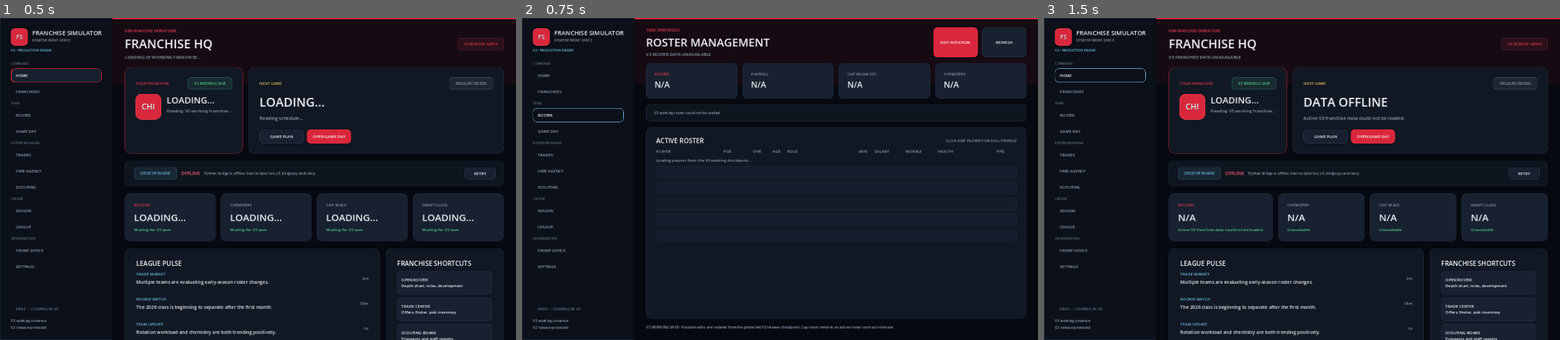
Above: before the commit, frames 1-3 (left to right).
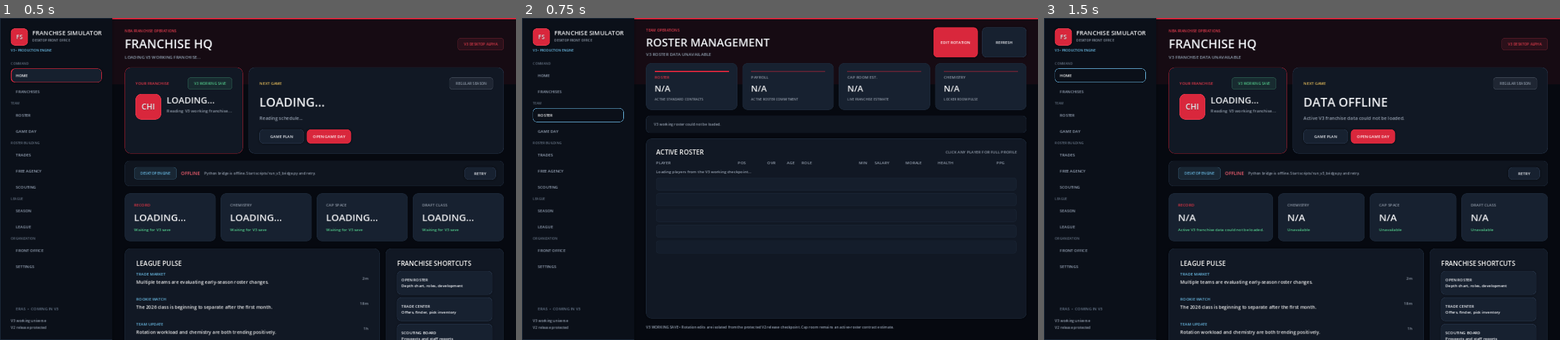
Above: after the commit, the same moments.

Repository: mklim6/NBA_Roster_Optimization_Engine
Game: Godot game, scene res://scenes/main.tscn
Two runs of this game, one before a commit and one after it. Both use one fixed random seed, a clock stepped at 60 frames per second and the inputs below.
Inputs:
- Up to frame 1 (0.5 s): no input
- Up to frame 2 (0.75 s): click "ROSTER" at 0.5 s
- Up to frame 3 (1.5 s): click "HOME" at 1.25 s

Frame 1 is identical in both runs. In frame 2, 3.2% of the frame differs, in the area x 24-98%, y 14-49%; in frame 3, nothing differs.

Commit message:
V3 Batch 20B roster presentation and fresh-franchise cap display

Diff:
--- a/godot_client/scripts/main.gd
+++ b/godot_client/scripts/main.gd
@@ -969,11 +969,17 @@
 
 
 func _roster_summary_card(label_text: String, value_text: String) -> Control:
-	var card := _card(Vector2(0, 96))
+	var card := _card(Vector2(0, 108))
 	card.size_flags_horizontal = Control.SIZE_EXPAND_FILL
-	card.add_theme_stylebox_override("panel", _box(PANEL_ALT, 12, SOFT_BORDER))
+	card.add_theme_stylebox_override("panel", _box(PANEL_ALT, 14, SOFT_BORDER))
 	var body := _card_body(card, 14)
-	body.add_theme_constant_override("separation", 5)
+	body.add_theme_constant_override("separation", 6)
+
+	var accent := ColorRect.new()
+	accent.custom_minimum_size = Vector2(0, 3)
+	accent.color = TEAM_PRIMARY if label_text == "ROSTER" else Color(TEAM_PRIMARY, 0.34)
+	accent.mouse_filter = Control.MOUSE_FILTER_IGNORE
+	body.add_child(accent)
 
 	body.add_child(
 		_small_label(
@@ -985,8 +991,24 @@
 	var value := Label.new()
 	value.text = value_text
 	value.add_theme_color_override("font_color", TEXT)
-	value.add_theme_font_size_override("font_size", 23)
+	value.add_theme_font_size_override("font_size", 24)
 	body.add_child(value)
+
+	var context := Label.new()
+	context.add_theme_color_override("font_color", MUTED)
+	context.add_theme_font_size_override("font_size", 9)
+	match label_text:
+		"ROSTER":
+			context.text = "ACTIVE STANDARD CONTRACTS"
+		"PAYROLL":
+			context.text = "ACTIVE ROSTER COMMITMENT"
+		"CAP ROOM EST.":
+			context.text = "LIVE FRANCHISE ESTIMATE"
+		"CHEMISTRY":
+			context.text = "LOCKER ROOM PULSE"
+		_:
+			context.text = "FRANCHISE SNAPSHOT"
+	body.add_child(context)
 
 	match label_text:
 		"ROSTER":
@@ -1004,11 +1026,11 @@
 func _roster_table_header() -> Control:
 	var row := HBoxContainer.new()
 	row.add_theme_constant_override("separation", 8)
-	row.add_child(_roster_cell("PLAYER", 180, MUTED))
+	row.add_child(_roster_cell("PLAYER", 220, MUTED))
 	row.add_child(_roster_cell("POS", 62, MUTED))
 	row.add_child(_roster_cell("OVR", 48, MUTED, HORIZONTAL_ALIGNMENT_CENTER))
 	row.add_child(_roster_cell("AGE", 44, MUTED, HORIZONTAL_ALIGNMENT_CENTER))
-	row.add_child(_roster_cell("ROLE", 180, MUTED))
+	row.add_child(_roster_cell("ROLE", 140, MUTED))
 	row.add_child(_roster_cell("MIN", 48, MUTED, HORIZONTAL_ALIGNMENT_CENTER))
 	row.add_child(_roster_cell("SALARY", 78, MUTED))
 	row.add_child(_roster_cell("MORALE", 82, MUTED))
@@ -1020,7 +1042,8 @@
 func _roster_row(player: Dictionary) -> Control:
 	var panel := PanelContainer.new()
 	panel.size_flags_horizontal = Control.SIZE_EXPAND_FILL
-	panel.add_theme_stylebox_override("panel", _box(PANEL_ALT, 7, BORDER))
+	panel.custom_minimum_size = Vector2(0, 60)
+	panel.add_theme_stylebox_override("panel", _box(PANEL_ALT, 10, SOFT_BORDER))
 	panel.mouse_default_cursor_shape = Control.CURSOR_POINTING_HAND
 	panel.mouse_filter = Control.MOUSE_FILTER_STOP
 	panel.tooltip_text = "Open %s player profile" % str(player.get("name", "player"))
@@ -1028,7 +1051,7 @@
 
 	var margin := MarginContainer.new()
 	margin.mouse_filter = Control.MOUSE_FILTER_IGNORE
-	_set_margins(margin, 11, 8, 11, 8)
+	_set_margins(margin, 12, 8, 12, 8)
 	panel.add_child(margin)
 
 	var row := HBoxContainer.new()
@@ -1038,12 +1061,13 @@
 
 	var player_name := str(player.get("name", "Unknown"))
 	var starter := bool(player.get("is_starter", false))
+	var in_rotation := bool(player.get("in_rotation", false))
+	var depth_state := "STARTER" if starter else ("ROTATION" if in_rotation else "RESERVE")
 	var name_color := TEAM_PRIMARY_HOVER if starter else TEXT
 	if starter:
-		player_name = "START • " + player_name
 		panel.add_theme_stylebox_override(
 			"panel",
-			_box(Color("1b1821"), 9, Color(TEAM_PRIMARY, 0.52))
+			_box(Color("171b23"), 10, Color(TEAM_PRIMARY, 0.60))
 		)
 
 	var morale = player.get("morale", {})
@@ -1063,30 +1087,42 @@
 	var stats = player.get("season_stats", {})
 
 	var player_identity := HBoxContainer.new()
-	player_identity.custom_minimum_size = Vector2(180, 44)
+	player_identity.custom_minimum_size = Vector2(220, 44)
 	player_identity.mouse_filter = Control.MOUSE_FILTER_IGNORE
-	player_identity.add_theme_constant_override("separation", 7)
+	player_identity.add_theme_constant_override("separation", 9)
 
 	var portrait_script = load("res://scripts/player_portrait_v3.gd")
 	if portrait_script != null:
 		var portrait = portrait_script.new()
-		portrait.custom_minimum_size = Vector2(42, 36)
+		portrait.custom_minimum_size = Vector2(48, 42)
 		player_identity.add_child(portrait)
 		portrait.configure(player)
+
+	var identity_copy := VBoxContainer.new()
+	identity_copy.size_flags_horizontal = Control.SIZE_EXPAND_FILL
+	identity_copy.add_theme_constant_override("separation", 1)
+	player_identity.add_child(identity_copy)
 
 	var player_name_label := Label.new()
 	player_name_label.text = player_name
 	player_name_label.size_flags_horizontal = Control.SIZE_EXPAND_FILL
-	player_name_label.vertical_alignment = VERTICAL_ALIGNMENT_CENTER
 	player_name_label.text_overrun_behavior = TextServer.OVERRUN_TRIM_ELLIPSIS
 	player_name_label.add_theme_color_override("font_color", name_color)
-	player_name_label.add_theme_font_size_override("font_size", 11)
-	player_identity.add_child(player_name_label)
+	player_name_label.add_theme_font_size_override("font_size", 12)
+	identity_copy.add_child(player_name_label)
+
+	var identity_meta := Label.new()
+	identity_meta.text = "%s  •  %s" % [depth_state, str(player.get("development_direction", "")).to_upper()]
+	identity_meta.text_overrun_behavior = TextServer.OVERRUN_TRIM_ELLIPSIS
+	identity_meta.add_theme_color_override("font_color", TEAM_PRIMARY_HOVER if starter else MUTED)
+	identity_meta.add_theme_font_size_override("font_size", 9)
+	identity_copy.add_child(identity_meta)
+
 	row.add_child(player_identity)
 	row.add_child(_roster_cell(str(player.get("position", "")), 62, TEXT))
-	row.add_child(_roster_cell(_number_text(player.get("overall", null), 1), 48, TEXT, HORIZONTAL_ALIGNMENT_CENTER))
+	row.add_child(_roster_rating_badge(player.get("overall", null)))
 	row.add_child(_roster_cell(_number_text(player.get("age", null), 1), 44, MUTED, HORIZONTAL_ALIGNMENT_CENTER))
-	row.add_child(_roster_cell(str(player.get("role", "")), 180, TEXT))
+	row.add_child(_roster_cell(str(player.get("role", "")), 140, TEXT))
 	row.add_child(_roster_cell(_number_text(player.get("target_minutes", 0.0), 0), 48, TEXT, HORIZONTAL_ALIGNMENT_CENTER))
 	row.add_child(_roster_cell(str(contract.get("salary_display", "N/A")), 78, TEXT))
 	row.add_child(_roster_cell(morale_text, 82, morale_color))
@@ -1113,7 +1149,7 @@
 	player_detail_overlay.move_to_front()
 
 	var dim := ColorRect.new()
-	dim.color = Color(0, 0, 0, 0.72)
+	dim.color = Color(0, 0, 0, 0.78)
 	dim.mouse_filter = Control.MOUSE_FILTER_STOP
 	player_detail_overlay.add_child(dim)
 	dim.set_anchors_and_offsets_preset(Control.PRESET_FULL_RECT)
@@ -1123,9 +1159,10 @@
 	player_detail_overlay.add_child(center)
 	center.set_anchors_and_offsets_preset(Control.PRESET_FULL_RECT)
 
-	var card := _card(Vector2(940, 650))
+	var card := _card(Vector2(980, 690))
 	card.size_flags_horizontal = Control.SIZE_SHRINK_CENTER
 	card.size_flags_vertical = Control.SIZE_SHRINK_CENTER
+	card.add_theme_stylebox_override("panel", _box(PANEL, 18, Color(TEAM_PRIMARY, 0.58)))
 	center.add_child(card)
 
 	var body := _card_body(card, 20)
@@ -1138,19 +1175,19 @@
 	var profile_portrait_script = load("res://scripts/player_portrait_v3.gd")
 	if profile_portrait_script != null:
 		var profile_portrait = profile_portrait_script.new()
-		profile_portrait.custom_minimum_size = Vector2(150, 110)
+		profile_portrait.custom_minimum_size = Vector2(164, 120)
 		header.add_child(profile_portrait)
 		profile_portrait.configure(player)
 
 	var title_box := VBoxContainer.new()
 	title_box.size_flags_horizontal = Control.SIZE_EXPAND_FILL
-	title_box.add_theme_constant_override("separation", 3)
+	title_box.add_theme_constant_override("separation", 6)
 	header.add_child(title_box)
 
 	var player_name := Label.new()
 	player_name.text = str(player.get("name", "Unknown Player"))
 	player_name.add_theme_color_override("font_color", TEXT)
-	player_name.add_theme_font_size_override("font_size", 28)
+	player_name.add_theme_font_size_override("font_size", 30)
 	title_box.add_child(player_name)
 
 	var subtitle := Label.new()
@@ -1164,6 +1201,12 @@
 	subtitle.add_theme_color_override("font_color", MUTED)
 	subtitle.add_theme_font_size_override("font_size", 12)
 	title_box.add_child(subtitle)
+
+	var rating_strip := HBoxContainer.new()
+	rating_strip.add_theme_constant_override("separation", 8)
+	rating_strip.add_child(_profile_rating_tile("OVR", player.get("overall", null)))
+	rating_strip.add_child(_profile_rating_tile("POT", player.get("potential", null)))
+	title_box.add_child(rating_strip)
 
 	var close_button := _action_button("CLOSE")
 	close_button.pressed.connect(_close_player_detail)
@@ -1337,9 +1380,20 @@
 func _detail_card(title_text: String, lines: Array) -> Control:
 	var card := _card(Vector2(0, 0))
 	card.size_flags_horizontal = Control.SIZE_EXPAND_FILL
-	var body := _card_body(card, 14)
-
-	body.add_child(_small_label(title_text, ACCENT))
+	card.add_theme_stylebox_override("panel", _box(PANEL_ALT, 12, SOFT_BORDER))
+	var body := _card_body(card, 15)
+	body.add_theme_constant_override("separation", 7)
+
+	var heading_row := HBoxContainer.new()
+	heading_row.add_theme_constant_override("separation", 8)
+	body.add_child(heading_row)
+
+	var accent := ColorRect.new()
+	accent.custom_minimum_size = Vector2(3, 16)
+	accent.color = TEAM_PRIMARY
+	accent.mouse_filter = Control.MOUSE_FILTER_IGNORE
+	heading_row.add_child(accent)
+	heading_row.add_child(_small_label(title_text, TEAM_PRIMARY_HOVER))
 
 	for line in lines:
 		var label := Label.new()
@@ -1350,6 +1404,80 @@
 		body.add_child(label)
 
 	return card
+
+
+# Batch 20B roster presentation upgrade
+func _rating_tone(value) -> Color:
+	if value == null:
+		return MUTED
+	var rating := float(value)
+	if rating >= 90.0:
+		return GOLD
+	if rating >= 85.0:
+		return GOOD
+	if rating >= 80.0:
+		return ACCENT
+	if rating >= 75.0:
+		return TEAM_PRIMARY_HOVER
+	return MUTED
+
+
+func _roster_rating_badge(value) -> Control:
+	var tone := _rating_tone(value)
+	var badge := PanelContainer.new()
+	badge.name = "RosterOverallBadge"
+	badge.custom_minimum_size = Vector2(48, 34)
+	badge.mouse_filter = Control.MOUSE_FILTER_IGNORE
+	badge.add_theme_stylebox_override(
+		"panel",
+		_box(Color(tone, 0.14), 9, Color(tone, 0.65))
+	)
+
+	var label := Label.new()
+	label.text = _number_text(value, 1)
+	label.horizontal_alignment = HORIZONTAL_ALIGNMENT_CENTER
+	label.vertical_alignment = VERTICAL_ALIGNMENT_CENTER
+	label.add_theme_color_override("font_color", tone)
+	label.add_theme_font_size_override("font_size", 12)
+	badge.add_child(label)
+	return badge
+
+
+func _profile_rating_tile(label_text: String, value) -> Control:
+	var tone := _rating_tone(value)
+	var tile := PanelContainer.new()
+	if label_text == "OVR":
+		tile.name = "ProfileOverallTile"
+	elif label_text == "POT":
+		tile.name = "ProfilePotentialTile"
+	tile.custom_minimum_size = Vector2(92, 54)
+	tile.mouse_filter = Control.MOUSE_FILTER_IGNORE
+	tile.add_theme_stylebox_override(
+		"panel",
+		_box(Color(tone, 0.11), 10, Color(tone, 0.52))
+	)
+
+	var margin := MarginContainer.new()
+	_set_margins(margin, 10, 7, 10, 7)
+	tile.add_child(margin)
+
+	var column := VBoxContainer.new()
+	column.add_theme_constant_override("separation", 1)
+	margin.add_child(column)
+
+	var label := Label.new()
+	label.text = label_text
+	label.add_theme_color_override("font_color", MUTED)
+	label.add_theme_font_size_override("font_size", 8)
+	column.add_child(label)
+
+	var number := Label.new()
+	number.text = _number_text(value, 1)
+	number.add_theme_color_override("font_color", tone)
+	number.add_theme_font_size_override("font_size", 18)
+	column.add_child(number)
+
+	return tile
 
 
 func _close_player_detail() -> void:
@@ -2371,8 +2499,8 @@
 	_set_feature_text(
 		"TRADES:INCOMING OFFERS",
 		"Incoming-offer queue is not exposed in V3 yet.\n\nPayroll %s • Cap room %s\nTax room %s • 1st apron room %s" % [
-			str(financial.get("payroll_display", "N/A")),
-			str(financial.get("cap_room_estimate_display", "N/A")),
+			_display_text(financial.get("payroll_display", null)),
+			_display_text(financial.get("cap_room_estimate_display", null)),
 			str(financial.get("tax_room_display", "N/A")),
 			str(financial.get("first_apron_room_display", "N/A"))
 		]
@@ -2401,8 +2529,8 @@
 	_set_feature_text(
 		"MARKET:NEGOTIATIONS",
 		"READ-ONLY CAP + CONTRACT PREVIEW\nPayroll %s\nCap room %s\nTax room %s\n2nd apron room %s\nContract/CBA preview API online • transaction writes disabled" % [
-			str(financial.get("payroll_display", "N/A")),
-			str(financial.get("cap_room_estimate_display", "N/A")),
+			_display_text(financial.get("payroll_display", null)),
+			_display_text(financial.get("cap_room_estimate_display", null)),
 			str(financial.get("tax_room_display", "N/A")),
 			str(financial.get("second_apron_room_display", "N/A"))
 		]
@@ -2599,8 +2727,8 @@
 			str(competitive.get("record", "")),
 			str(competitive.get("conference_rank", "?")),
 			str(competitive.get("conference", "")),
-			str(financial.get("payroll_display", "N/A")),
-			str(financial.get("cap_room_estimate_display", "N/A"))
+			_display_text(financial.get("payroll_display", null)),
+			_display_text(financial.get("cap_room_estimate_display", null))
 		]
 	)
 
@@ -3152,8 +3280,8 @@
 	]
 
 	roster_count_value.text = "%s rostered" % str(team.get("roster_size", "?"))
-	roster_payroll_value.text = str(financial.get("payroll_display", "N/A"))
-	roster_cap_value.text = str(financial.get("cap_room_estimate_display", "N/A"))
+	roster_payroll_value.text = _display_text(financial.get("payroll_display", null))
+	roster_cap_value.text = _display_text(financial.get("cap_room_estimate_display", null))
 	roster_chemistry_value.text = _number_text(chemistry.get("score", null), 1)
 
 	roster_status.text = "%s active • %s inactive • %s starters • %s rotation • %s injured • Click a player for full profile" % [
@@ -3866,3 +3994,10 @@
 	bridge_status.add_theme_color_override("font_color", GOOD if connected else BAD)
 	bridge_detail.text = detail
 	retry_button.disabled = false
+
+
+func _display_text(value, fallback: String = "N/A") -> String:
+	if value == null:
+		return fallback
+	var text := str(value).strip_edges()
+	return fallback if text.is_empty() else text
Not shown, changed: desktop_bridge/server.py
Not shown, added: src/validate_v3_batch20b_roster_presentation.py
